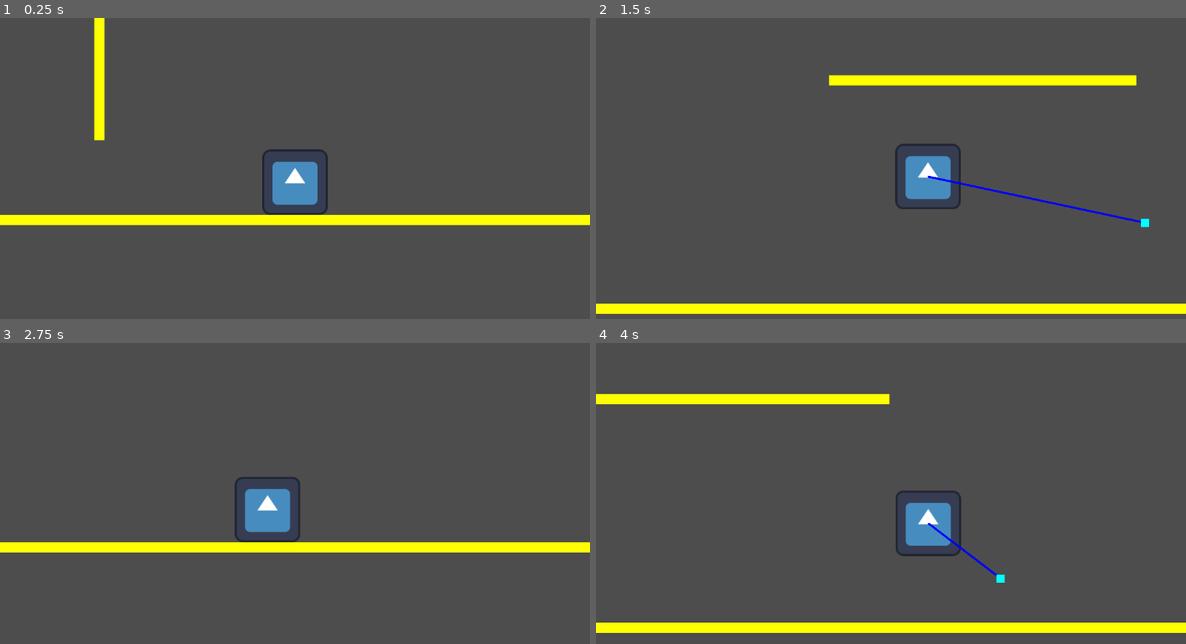
Above: before the commit, frames 1-4 (two rows, left to right).
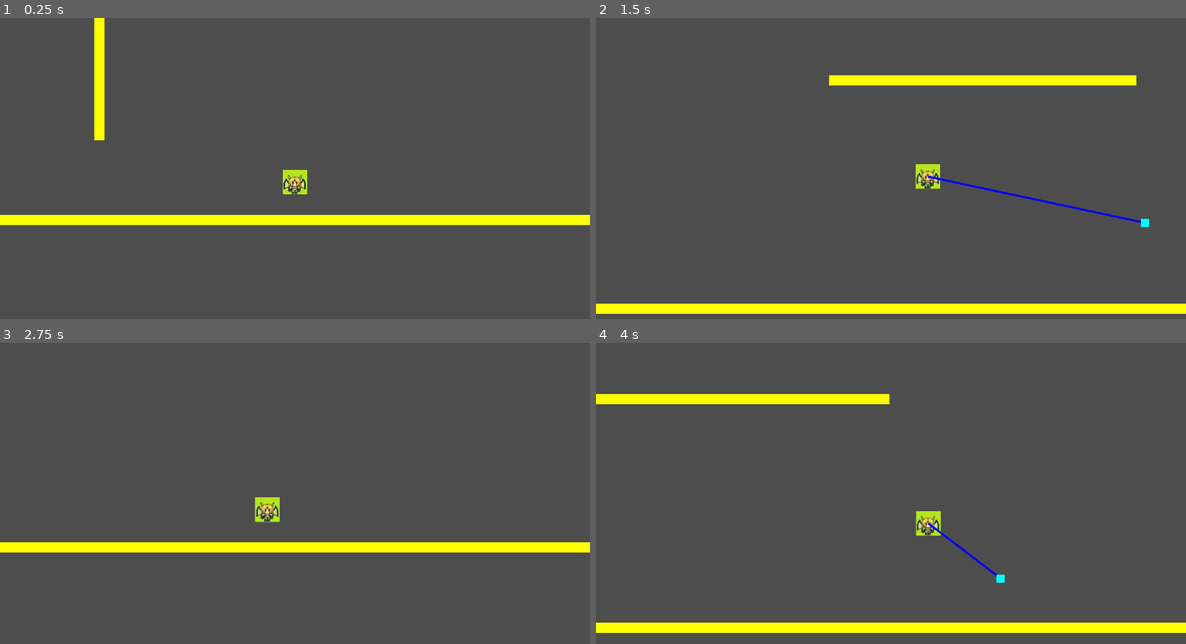
Above: after the commit, the same moments.

Repository: obscurestar/godot_zap
Game: Godot game, scene res://test.tscn
Same seed, same stepped clock (60 frames per second), same inputs: the game is played once before the commit and once after it. The engine's default icon, where the game draws it, is replaced by a stand-in: a white triangle on a blue panel in a dark square.
Inputs (mouse positions are in pixels of both pictures, inside the frame that each line leads up to):
- Up to frame 1 (0.25 s): no input
- Up to frame 2 (1.5 s): move the mouse to (1020, 168) at 0.52 s; press the mouse at (1020, 168) at 0.53 s; hold Right (ui_right) from 0.53 s (still down); tap Up (ui_up) at 0.77 s; move the mouse to (773, 201) at 1.27 s; release the mouse at (773, 201) at 1.28 s; click (773, 201) at 1.35 s
- Up to frame 3 (2.75 s): tap Up (ui_up) at 1.52 s; move the mouse to (354, 436) at 2.02 s; release Right (ui_right) at 2.03 s; press the mouse at (354, 436) at 2.03 s; hold Left (ui_left) from 2.03 s (still down)
- Up to frame 4 (4 s): move the mouse to (861, 574) at 2.77 s; release Left (ui_left) at 2.78 s; release the mouse at (861, 574) at 2.78 s; hold Right (ui_right) from 2.78 s (still down); click (861, 574) at 2.85 s; tap Up (ui_up) at 3.02, 3.77 s; move the mouse to (1068, 559) at 3.52 s; press the mouse at (1068, 559) at 3.53 s

The runs differ from the first frame. In frame 1, 1.4% of the frame differs, in the area x 44-56%, y 43-66%; in frame 2, 1.4%, in the area x 50-62%, y 41-64%; in frame 3, 1.4%; in frame 4, 1.4%.

Commit message:
Added sme sprite files

Diff:
--- a/player.tscn
+++ b/player.tscn
@@ -1,7 +1,99 @@
-[gd_scene load_steps=5 format=3 uid="uid://cnkymdvf1jvvu"]
+[gd_scene load_steps=18 format=3 uid="uid://cnkymdvf1jvvu"]
 
 [ext_resource type="Script" path="res://player.gd" id="1_3cqgd"]
-[ext_resource type="Texture2D" uid="uid://dy2j5i53516ls" path="res://icon.svg" id="1_i7geq"]
+[ext_resource type="Texture2D" uid="uid://t1kg4jdqlhki" path="res://res/animations/dragon_girl.png" id="2_rht2r"]
+
+[sub_resource type="AtlasTexture" id="AtlasTexture_0bybn"]
+atlas = ExtResource("2_rht2r")
+region = Rect2(0, 0, 48, 48)
+
+[sub_resource type="AtlasTexture" id="AtlasTexture_srnu6"]
+atlas = ExtResource("2_rht2r")
+region = Rect2(48, 0, 48, 48)
+
+[sub_resource type="AtlasTexture" id="AtlasTexture_tfw0k"]
+atlas = ExtResource("2_rht2r")
+region = Rect2(96, 0, 48, 48)
+
+[sub_resource type="AtlasTexture" id="AtlasTexture_50w3e"]
+atlas = ExtResource("2_rht2r")
+region = Rect2(0, 48, 48, 48)
+
+[sub_resource type="AtlasTexture" id="AtlasTexture_fr3kq"]
+atlas = ExtResource("2_rht2r")
+region = Rect2(48, 48, 48, 48)
+
+[sub_resource type="AtlasTexture" id="AtlasTexture_3q1ra"]
+atlas = ExtResource("2_rht2r")
+region = Rect2(96, 48, 48, 48)
+
+[sub_resource type="AtlasTexture" id="AtlasTexture_r470p"]
+atlas = ExtResource("2_rht2r")
+region = Rect2(0, 144, 48, 48)
+
+[sub_resource type="AtlasTexture" id="AtlasTexture_gsi44"]
+atlas = ExtResource("2_rht2r")
+region = Rect2(48, 144, 48, 48)
+
+[sub_resource type="AtlasTexture" id="AtlasTexture_h6ivw"]
+atlas = ExtResource("2_rht2r")
+region = Rect2(96, 144, 48, 48)
+
+[sub_resource type="AtlasTexture" id="AtlasTexture_16ke7"]
+atlas = ExtResource("2_rht2r")
+region = Rect2(0, 96, 48, 48)
+
+[sub_resource type="AtlasTexture" id="AtlasTexture_mj10b"]
+atlas = ExtResource("2_rht2r")
+region = Rect2(48, 96, 48, 48)
+
+[sub_resource type="AtlasTexture" id="AtlasTexture_lfl81"]
+atlas = ExtResource("2_rht2r")
+region = Rect2(96, 96, 48, 48)
+
+[sub_resource type="SpriteFrames" id="SpriteFrames_qhv6n"]
+animations = [{
+"frames": [{
+"duration": 1.0,
+"texture": SubResource("AtlasTexture_0bybn")
+}, {
+"duration": 1.0,
+"texture": SubResource("AtlasTexture_srnu6")
+}, {
+"duration": 1.0,
+"texture": SubResource("AtlasTexture_tfw0k")
+}, {
+"duration": 1.0,
+"texture": SubResource("AtlasTexture_50w3e")
+}, {
+"duration": 1.0,
+"texture": SubResource("AtlasTexture_fr3kq")
+}, {
+"duration": 1.0,
+"texture": SubResource("AtlasTexture_3q1ra")
+}, {
+"duration": 1.0,
+"texture": SubResource("AtlasTexture_r470p")
+}, {
+"duration": 1.0,
+"texture": SubResource("AtlasTexture_gsi44")
+}, {
+"duration": 1.0,
+"texture": SubResource("AtlasTexture_h6ivw")
+}, {
+"duration": 1.0,
+"texture": SubResource("AtlasTexture_16ke7")
+}, {
+"duration": 1.0,
+"texture": SubResource("AtlasTexture_mj10b")
+}, {
+"duration": 1.0,
+"texture": SubResource("AtlasTexture_lfl81")
+}],
+"loop": true,
+"name": &"parade",
+"speed": 5.0
+}]
 
 [sub_resource type="RectangleShape2D" id="RectangleShape2D_30b8p"]
 size = Vector2(128, 128)
@@ -14,7 +106,11 @@
 script = ExtResource("1_3cqgd")
 
 [node name="Sprite2D" type="Sprite2D" parent="."]
-texture = ExtResource("1_i7geq")
+
+[node name="AnimatedSprite2D" type="AnimatedSprite2D" parent="."]
+sprite_frames = SubResource("SpriteFrames_qhv6n")
+animation = &"parade"
+frame_progress = 0.486381
 
 [node name="CollisionShape2D" type="CollisionShape2D" parent="."]
 shape = SubResource("RectangleShape2D_30b8p")
Binary file added: res/animations/2d_animation_frog_spritesheet.png
Not shown, added: res/animations/2d_animation_frog_spritesheet.png.import
Binary file added: res/animations/dragon_girl.png
Not shown, added: res/animations/dragon_girl.png.import
Binary file added: res/animations/multisheet.png
Not shown, added: res/animations/multisheet.png.import
Binary file added: res/animations/run/run-1.png
Not shown, added: res/animations/run/run-1.png.import
Binary file added: res/animations/run/run-2.png
Not shown, added: res/animations/run/run-2.png.import
Binary file added: res/animations/run/run-3.png
Not shown, added: res/animations/run/run-3.png.import
(and 10 more such lines)
